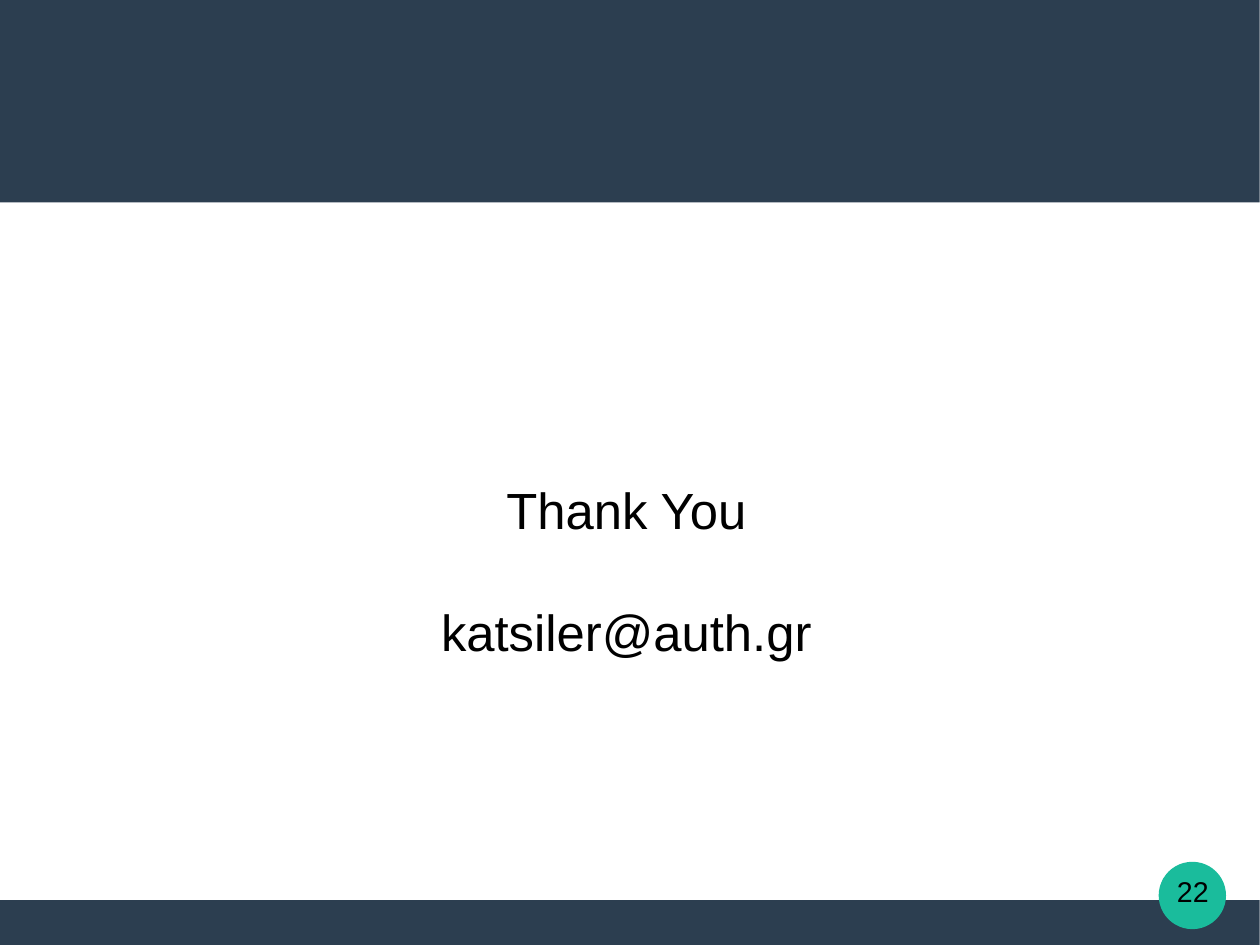
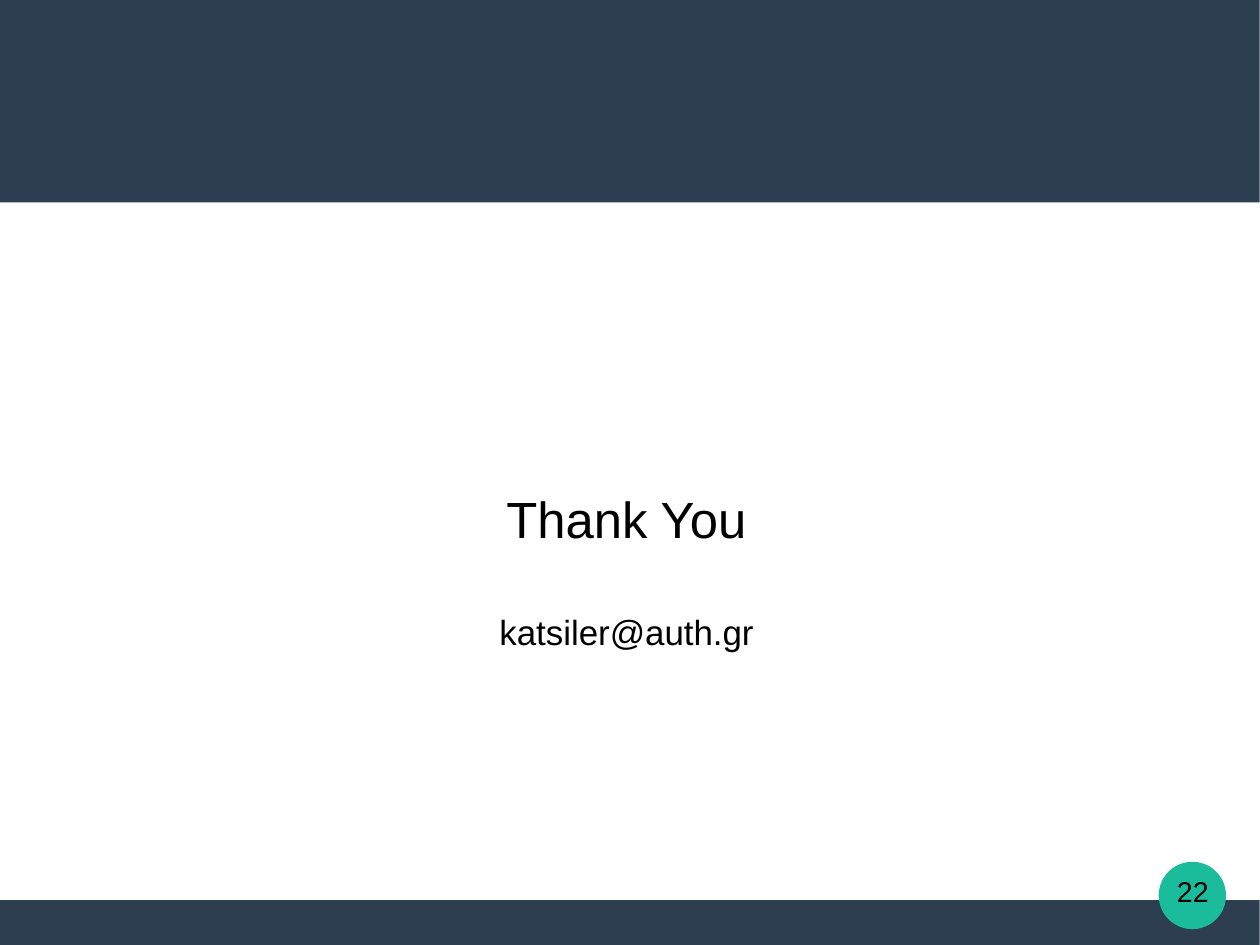
Before and after one commit to Katsileros/Dimensionality_Reduction, a slide deck: slide 22 of Diploma-Thesis-LaTeX/presentation/Locally_Linear_Embeddings_in_Pattern_Recognition.odp. Drawn at 1260x945 pixels with LibreOffice and Linux fonts; fonts in the diff are those of the drawing. Boxes give left, top, right and bottom in pixels: in the first picture for what was removed or moved away, otherwise in the second. Text is boxed around its words. In the diff, an @@ line names an element or a change of style, - is before the commit and + after.

```diff
--- a/Diploma-Thesis-LaTeX/presentation/Locally_Linear_Embeddings_in_Pattern_Recognition.odp
+++ b/Diploma-Thesis-LaTeX/presentation/Locally_Linear_Embeddings_in_Pattern_Recognition.odp
@@ text at (499,619,753,651): size 32 to 22 pt in "katsiler@auth.gr" @@
```
Also in this commit, not shown: 3 other slides changed, 1 other file.
